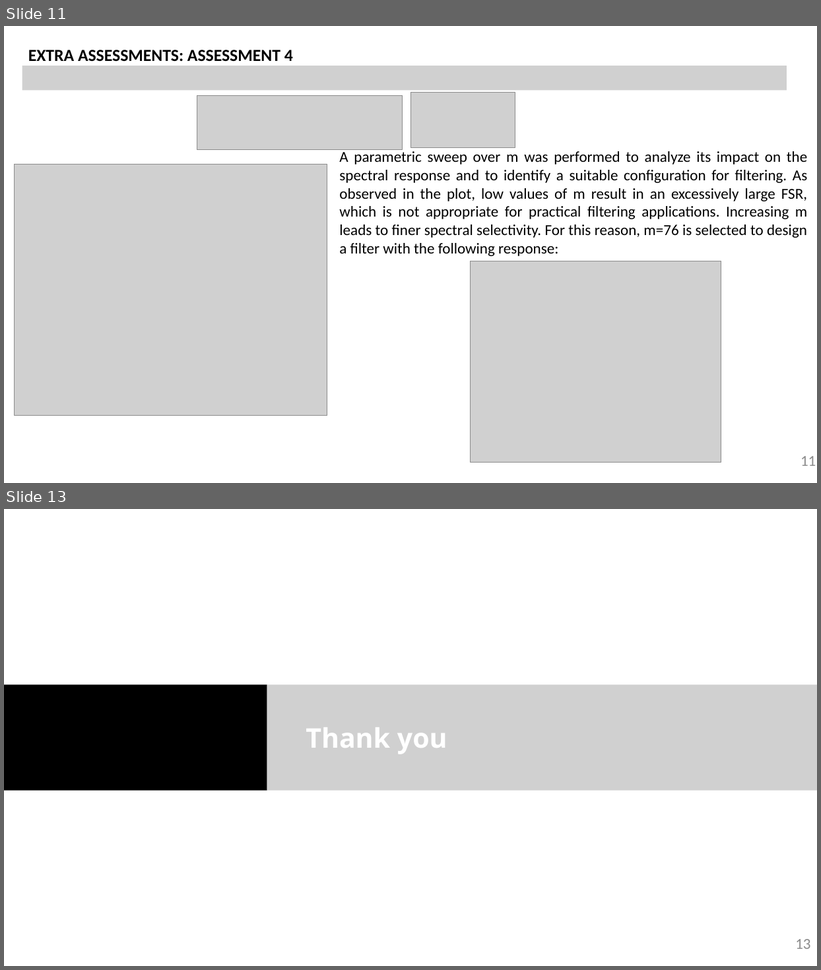
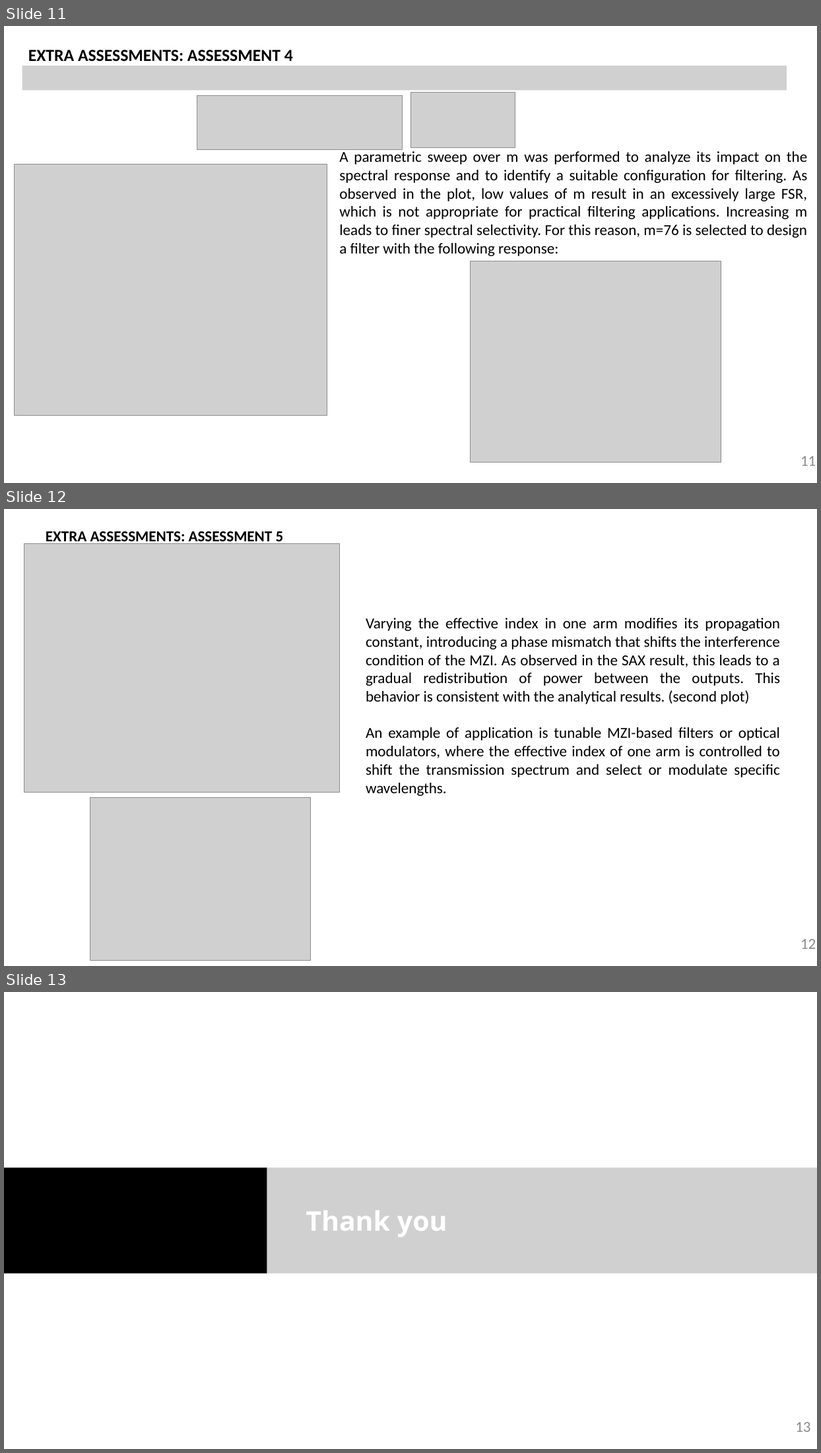
Before and after one commit to mromgar1/pic-upv-lab3, a slide deck: LabBook_3.pptx. Shown one above the other, each under a label of ours: slides 11 and 13 before the commit, slides 11, 12 and 13 after it; the slides between them are not shown. The pictures are 821x970 and 821x1453 pixels, drawn with LibreOffice and Linux fonts; fonts in the diff are those of the drawing; grey boxes stand for pictures; background and template pictures are left out. Boxes give left, top, right and bottom in pixels: in the first picture for what was removed or moved away, otherwise in the second. Text is boxed around its words. In the diff, an @@ line names an element or a change of style, - is before the commit and + after.

```diff
--- a/LabBook_3.pptx
+++ b/LabBook_3.pptx
@@ slide 12 added at [4,509,817,966], background #FFFFFF @@
@@ picture added at [24,544,339,793] @@
@@ text added at [46,531,284,545], 18 pt, text #000000, bold @@
+EXTRA ASSESSMENTS: ASSESSMENT 5
@@ text added at [366,618,780,796], 18 pt, text #000000 @@
+Varying the effective index in one arm modifies its propagation constant, introducing a phase mismatch that shifts the interference condition of the MZI. As observed in the SAX result, this leads to a gradual redistribution of power between the outputs. This behavior is consistent with the analytical results. (second plot)
+An example of application is tunable MZI-based filters or optical modulators, where the effective index of one arm is controlled to shift the transmission spectrum and select or modulate specific wavelengths.
@@ picture added at [90,797,311,961] @@
@@ page number added at [801,939,816,949], 18 pt, text #8C8C8C @@
+12
```
Also in this commit, not shown: 1 slide changed, 1 slide removed.
